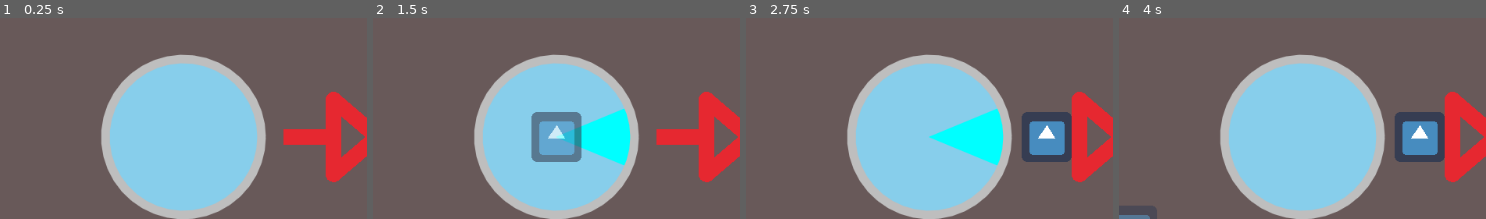
Above: before the commit, frames 1-4 (left to right).
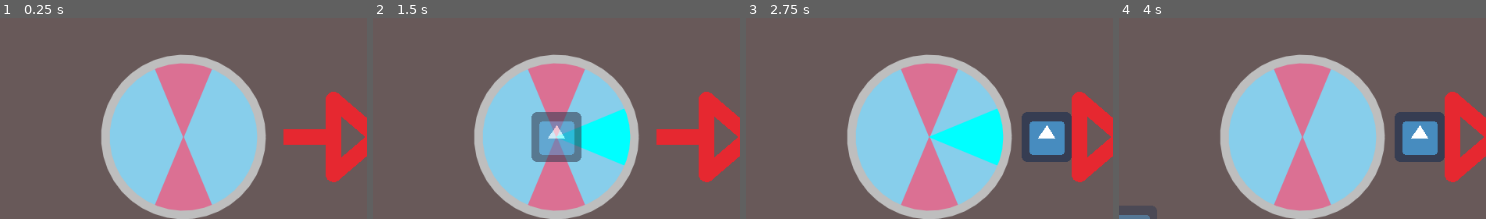
Above: after the commit, the same moments.

Repository: CiaranWoodward/LD46
Game: Godot game, scene res://Menu/DesignMenu.tscn
The game is run twice, just before and just after one commit, with the same random seed, the same clock (stepped at 60 frames per second) and the same inputs. This scene is started directly instead of the project's main scene. The engine's default icon, where the game draws it, is replaced by a stand-in: a white triangle on a blue panel in a dark square.
Inputs (mouse positions are % of the whole screen's width and height, from its top left):
- Up to frame 1 (0.25 s): no input
- Up to frame 2 (1.5 s): click (16, 10) at 0.52 s; tap Enter (ui_accept) at 1.25 s; move the mouse to (68, 50) at 1.27 s; hold Right (player_right) from 1.28 s (still down); click (68, 50) at 1.42 s
- Up to frame 3 (2.75 s): tap Enter (ui_accept) at 1.52, 2, 2.27 s; move the mouse to (28, 56) at 2.02 s; release Right (player_right) at 2.03 s; hold S (player_down) from 2.03 s (still down)
- Up to frame 4 (4 s): tap Enter (ui_accept) at 2.75, 3.5, 3.77 s; move the mouse to (61, 24) at 2.77 s; release S (player_down) at 2.78 s; hold Right (player_right) 2.78-3.53 s; move the mouse to (45, 73) at 3.52 s; hold W (player_up) from 3.53 s (still down); click (45, 73) at 3.67 s
The pictures show only the part of the screen within x 43-93%, y 20-70%; the shares and areas given below are measured in that part.

The runs differ from the first frame. In frame 1, 6.1% of the frame differs, in the area x 42-58%, y 22-97%; in frame 2, 6.0%; in frame 3, 6.1%; in frame 4, 6.1%.

Commit message:
Minor changes to build screen

Diff:
--- a/Menu/BuildPanelCenter.gd
+++ b/Menu/BuildPanelCenter.gd
@@ -5,6 +5,8 @@
 export var linecolor : Color = Color.gray
 export var fillcolor : Color = Color.skyblue
 export var selectcolor : Color = Color.aqua
+export var weaponcolor : Color = Color.palevioletred
+export var selectweaponcolor : Color = Color.coral
 
 
 const segcount = 8
@@ -12,6 +14,7 @@
 var curseg : int = -1
 var sprites = Array()
 var costs = Array()
+var weaponsegs = [1, 5]
 
 # Called when the node enters the scene tree for the first time.
 func _ready():
@@ -26,8 +29,13 @@
 
 func _draw():
 	draw_circle(Vector2.ZERO, radius, fillcolor)
+	for i in weaponsegs:
+		draw_circle_arc_poly(Vector2.ZERO, i, weaponcolor)
 	if(curseg != -1):
-		draw_circle_arc_poly(Vector2.ZERO, curseg, selectcolor)
+		var color = selectcolor
+		if weaponsegs.has(curseg):
+			color = selectweaponcolor
+		draw_circle_arc_poly(Vector2.ZERO, curseg, color)
 	draw_arc(Vector2.ZERO, radius, 0, PI * 2, 40, linecolor, 10, true)
 
 func draw_circle_arc_poly(center, segno, color):
